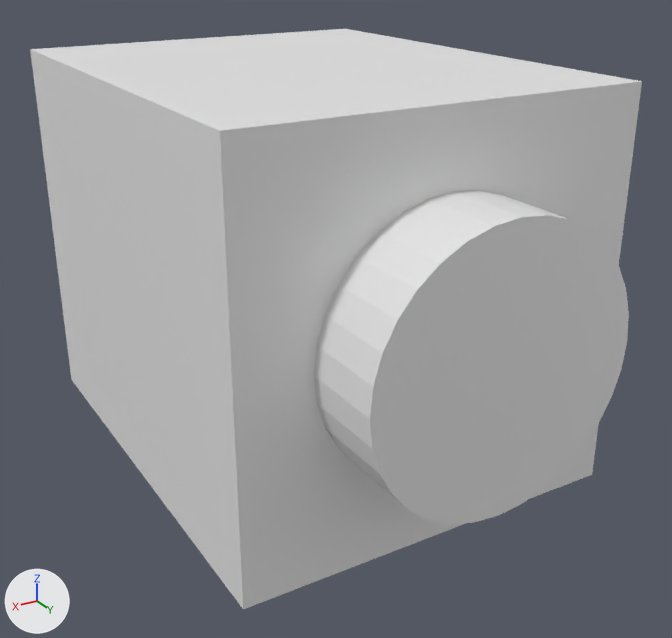
One commit to the FBX model Assets/Meshs/1x1Brick.fbx: the scene before it, then after it.
Before and after are seen from a 50 mm camera at (1.77, 3.19, 1.29) aimed at (-0.01, 0.23, -0.19). The axes (+X, +Y, +Z) are drawn at lower left. The lights are the same throughout.
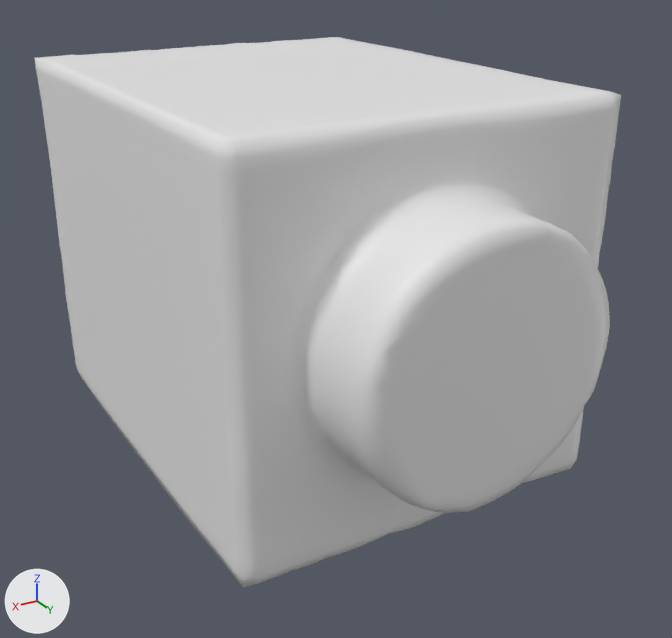
Boxes [x1, y1, x2, y2] around the edits, measured in the pictures (672 x 638 px):
'Cube', reshaped, rescaled: before [30, 29, 642, 609]; after [34, 37, 621, 588]
part 1 of me_cube, rebuilt: before [314, 190, 629, 524]; after [34, 37, 621, 588]
part 2 of me_cube, deleted: before [30, 29, 642, 609]

The change, as a list of edits to the scene's bpy script:
```text
Change me_cube:
    used by ob_cube; location = (0.0, 0.0, 0.0); scale = (0.78, 0.96, 0.78)
    remove me_cube.from_pydata(...)  # 72 vertices, 40 faces; spans x -1.0..1.0, y -1.0..1.33, z -1.0..1.0
    add me_cube.from_pydata(...)  # 8052 vertices, 8050 faces; spans x -0.76..0.76, y -1.01..1.24, z -0.77..0.74
    me_cube part 1: the loose piece of 64 vertices spanning x -0.65..0.65, y 0.29..1.33, z -0.65..0.65 is rebuilt with 8052 vertices and now spans x -0.76..0.76, y -1.01..1.24, z -0.77..0.74
    me_cube part 2: the loose piece of 8 vertices spanning x -1.0..1.0, y -1.0..1.0, z -1.0..1.0 is deleted
Change ob_cube:
    ob_cube.scale: (0.78, 0.96, 0.78) -> (1.0, 1.0, 1.0)
```
